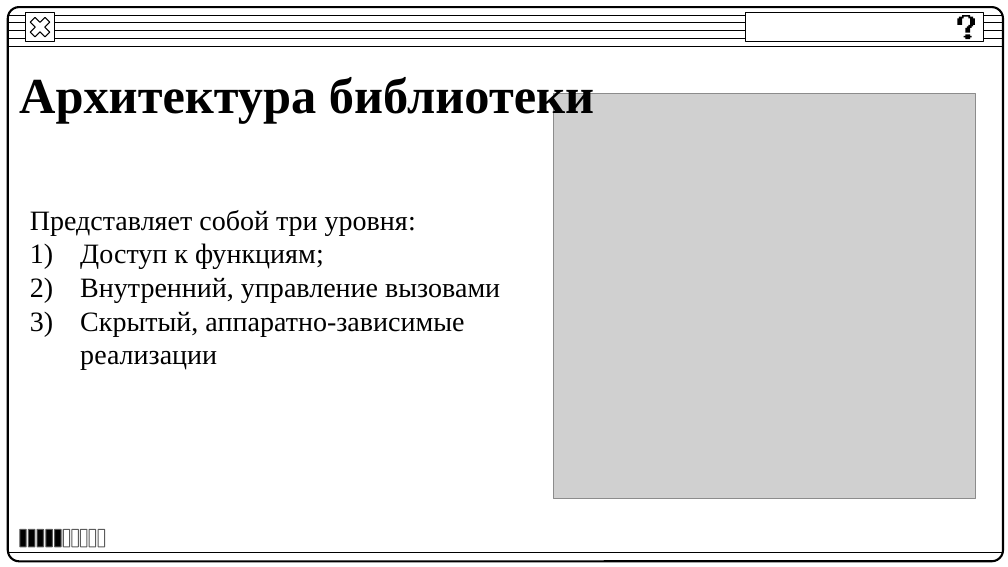
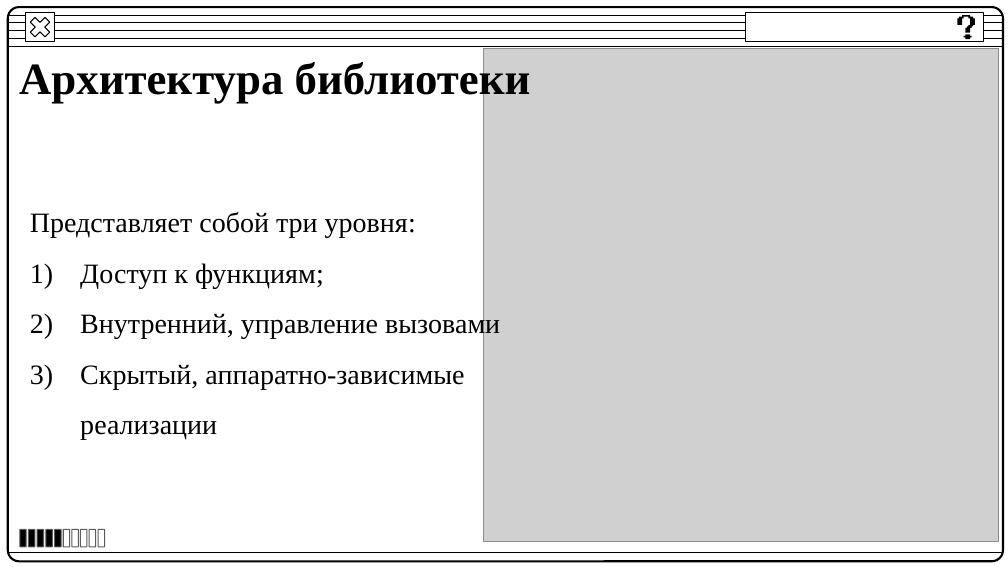
Before and after one commit to BakaKrt/DiplomAPI, a slide deck: slide 5 of ВКР/ВКР.pptx. Drawn at 1008x567 pixels with LibreOffice and Linux fonts; fonts in the diff are those of the drawing; grey boxes stand for pictures. Boxes give left, top, right and bottom in pixels: in the first picture for what was removed or moved away, otherwise in the second. Text is boxed around its words. In the diff, an @@ line names an element or a change of style, - is before the commit and + after.

```diff
--- a/ВКР/ВКР.pptx
+++ b/ВКР/ВКР.pptx
@@ title "Архитектура библиотеки": place and size @@
-title "Архитектура библиотеки" at [19, 77, 594, 124]
+title "Архитектура библиотеки" at [19, 60, 531, 104]
@@ title "Архитектура библиотеки" at [19, 60, 531, 104]: size 36 to 32 pt @@
@@ picture: place and size @@
-picture at [553, 94, 976, 499]
+picture at [484, 48, 999, 541]
@@ text "Представляет собой три уровня:" at [30, 212, 500, 440]: line spacing 1 to 1.5 @@
```
Also in this commit, not shown: 4 other slides changed, 2 other files.
